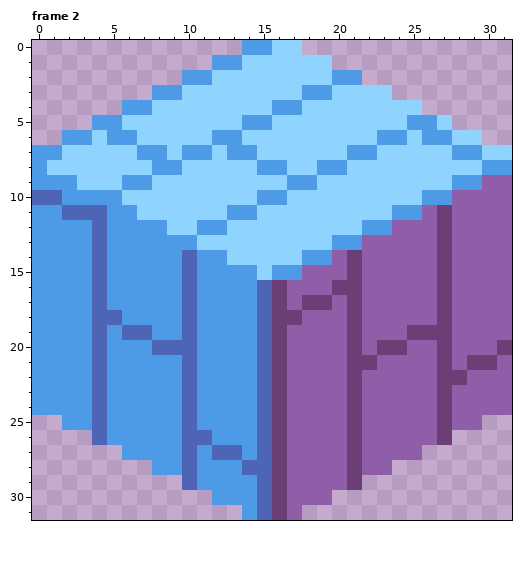
Edited in one commit: pixel-art file (Assets/Art/Stone/S_Wall_Stone_Real_Cube.aseprite). Above: the version before the commit.
32x32 pixels, 4 frames. Shown: frame 2.
After the commit:
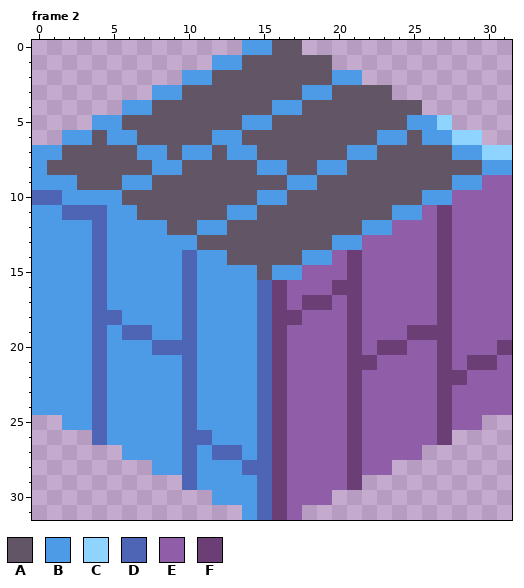
Palette (. is transparent): A #625565  B #4d9be6  C #8fd3ff  D #4d65b4  E #905ea9  F #6b3e75
Difference:
--- frame 2
@@ x 0..31 @@
- 0 ..............BBCC..............
- 1 ............BBCCCCCC............
- 2 ..........BBCCCCCCCCBB..........
- 3 ........BBCCCCCCCCBBCCCC........
- 4 ......BBCCCCCCCCBBCCCCCCCC......
- 5 ....BBCCCCCCCCBBCCCCCCCCCBBC....
- 6 ..BBCBBCCCCCBBCCCCCCCCCBBCBBCC..
- 7 BBCCCCCBBCBBCBBCCCCCCBBCCCCCBBCC
- 8 BCCCCCCCBBCCCCCBBCCBBCCCCCCCCCBB
- 9 BBBCCCBBCCCCCCCCCBBCCCCCCCCCBBEE
-10 DDBBBBCCCCCCCCCBBCCCCCCCCCBBEEEE
-11 BBDDDBBCCCCCCBBCCCCCCCCCBBEFEEEE
-12 BBBBDBBBBCCBBCCCCCCCCCBBEEEFEEEE
-13 BBBBDBBBBBBCCCCCCCCCBBEEEEEFEEEE
-14 BBBBDBBBBBDBBCCCCCBBEFEEEEEFEEEE
-15 BBBBDBBBBBDBBBBCBBEEEFEEEEEFEEEE
+ 0 ..............BBAA..............
+ 1 ............BBAAAAAA............
+ 2 ..........BBAAAAAAAABB..........
+ 3 ........BBAAAAAAAABBAAAA........
+ 4 ......BBAAAAAAAABBAAAAAAAA......
+ 5 ....BBAAAAAAAABBAAAAAAAAABBC....
+ 6 ..BBABBAAAAABBAAAAAAAAABBABBCC..
+ 7 BBAAAAABBABBABBAAAAAABBAAAAABBCC
+ 8 BAAAAAAABBAAAAABBAABBAAAAAAAAABB
+ 9 BBBAAABBAAAAAAAAABBAAAAAAAAABBEE
+10 DDBBBBAAAAAAAAABBAAAAAAAAABBEEEE
+11 BBDDDBBAAAAAABBAAAAAAAAABBEFEEEE
+12 BBBBDBBBBAABBAAAAAAAAABBEEEFEEEE
+13 BBBBDBBBBBBAAAAAAAAABBEEEEEFEEEE
+14 BBBBDBBBBBDBBAAAAABBEFEEEEEFEEEE
+15 BBBBDBBBBBDBBBBABBEEEFEEEEEFEEEE
 16 BBBBDBBBBBDBBBBDFEEEFFEEEEEFEEEE
Changed places in both pictures, as pixel boxes (x1, y1, x2, y2):
changed: (47, 40, 482, 280)
